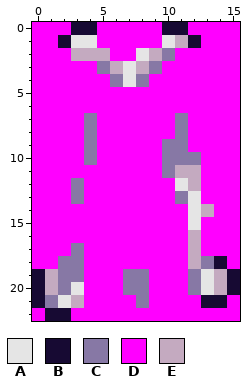
One commit to this pixel-art sprite: Images/Gear/linenCloak.png. Above is the file before it was changed.
The file is 16x23 pixels.
Palette (. is transparent): A #e5e5e5  B #170a33  C #8778a5  D #ff00ff  E #c4aac0
Pixels before, first column x 0:
 0 DDDBBDDDDDBBDDDD
 1 DDBAADDDDDAEBDDD
 2 DDDEEEDDAECDDDDD
 3 DDDDDCEAECDDDDDD
 4 DDDDDDCACDDDDDDD
 5 DDDDDDDDDDDDDDDD
 6 DDDDDDDDDDDDDDDD
 7 DDDDCDDDDDDCDDDD
 8 DDDDCDDDDDDCDDDD
 9 DDDDCDDDDDCCDDDD
10 DDDDCDDDDDCCCDDD
11 DDDDDDDDDDCEEDDD
12 DDDCDDDDDDDAEDDD
13 DDDCDDDDDDDCADDD
14 DDDDDDDDDDDDAEDD
15 DDDDDDDDDDDDADDD
16 DDDDDDDDDDDDEDDD
17 DDDCDDDDDDDDEDDD
18 DDCCDDDDDDDDECBD
19 BECCDDDCCDDDCAEB
20 BECADDDCCDDDCAEB
21 BCAEDDDDCDDDDBBD
22 DBBDDDDDDDDDDDDD
After the commit:
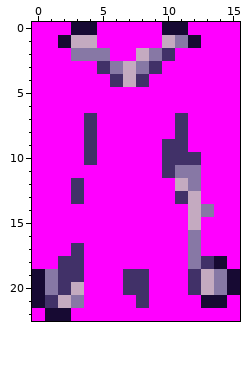
Change:
Colour A changes from #e5e5e5 to #c4aac0.
Colour C changes from #8778a5 to #413168.
Colour E changes from #c4aac0 to #8778a5.
Changed places in both pictures, as pixel boxes (x1, y1, x2, y2):
changed: (45, 35, 227, 308)
